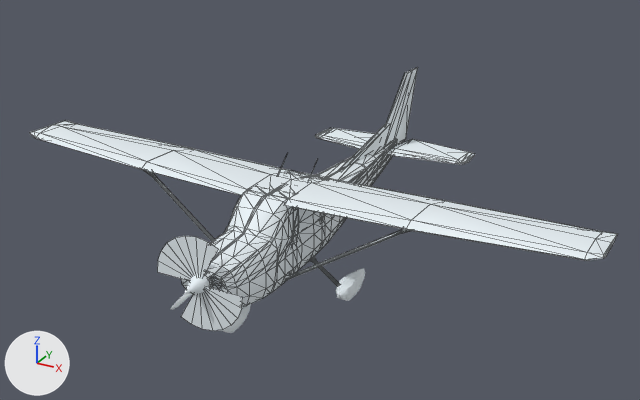
Two versions of the glTF model public/models/C172.glb, one commit apart.
The view is the same before and after, from a 50 mm camera at (7.36, -12.2, 6.76) aimed at (-0.03, 1.23, 0.04). The lights are fixed; the arrows at lower left show +X, +Y and +Z. The picture after the commit comes second. Mesh edges are drawn as thin lines on the coarser meshes. Where no turn or scale is listed for an object, it has been applied to the vertices.

The scene before the commit, as lines of its bpy script (objects in view):
```python
me_part006 = bpy.data.meshes.new('part006')
me_part006.from_pydata(...)  # 98 vertices, 178 faces; spans x -0.089..0.241, y -0.377..0.642, z -0.126..0.261
me_part006.materials.append(mat_cat_neutral_reference)  # white #ebf3f8
me_part010 = bpy.data.meshes.new('part010')
me_part010.from_pydata(...)  # 117 vertices, 208 faces; spans x -0.557..0.565, y -0.028..0.443, z -0.614..0.574
me_part010.materials.append(mat_cat_neutral_reference)  # white #ebf3f8
me_part011 = bpy.data.meshes.new('part011')
me_part011.from_pydata(...)  # 19 vertices, 16 faces; spans x -0.81..0.79, y -0.32, z -0.81..0.79
me_part011.materials.append(mat_cat_neutral_reference)  # white #ebf3f8
ob_node28 = bpy.data.objects.new('node28', me_part006)
ob_node28.location = (1.13, 0.06, -0.95)
ob_node37 = bpy.data.objects.new('node37', me_part010)
ob_node37.location = (0.0, -2.98, 0.15)
ob_node38 = bpy.data.objects.new('node38', me_part011)
ob_node38.parent = ob_node36_anim_libxplanemp_engines_engine_rotation_angle_deg1
ob_node38.location = (0.0, 0.0, 0.0)
# also in view: 'node1' at (0.01, 1.52, 0.46)
```
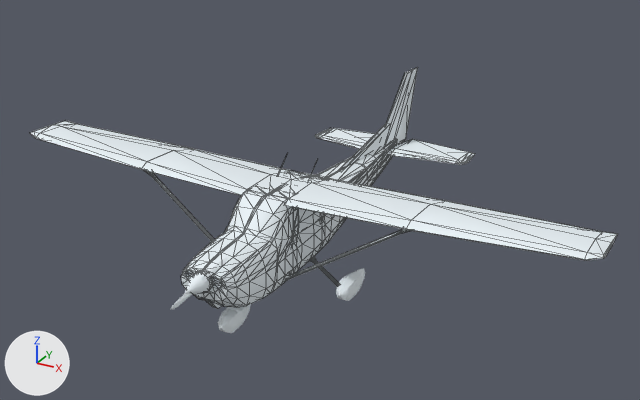
Changed parts and their boxes [x1, y1, x2, y2] in the pictures (640 x 400 px):
```json
{"object": "node38", "change": "no longer drawn", "before": [157, 236, 243, 331]}
```

Scene script edits in JSON lines:
```json
{"op": "set", "path": "ob_node38", "old": "bpy.data.objects.new('node38', me_part011)", "new": "bpy.data.objects.new('node38', None)"}
```
